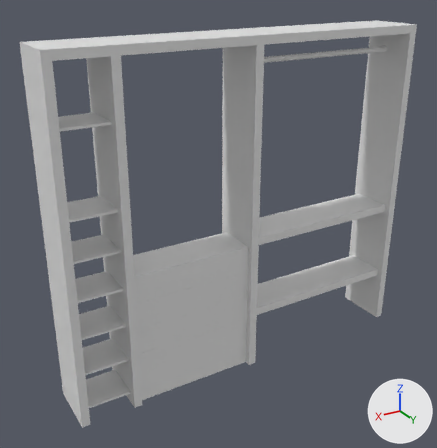
One commit to the Blender file Blend/Casa/HouseArmario1.blend: the scene before it, then after it.
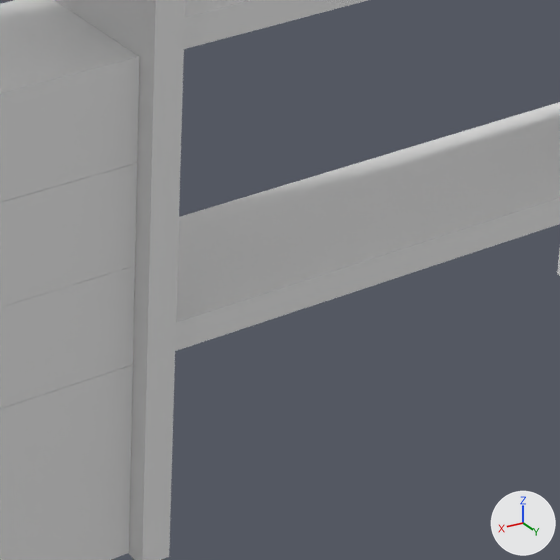
There are two pictures of each version: one whole from a 50 mm lens placed at (8.16, 12.65, 10.42), pointed at (0.53, -0.06, 4.06), one close up on the part from 49% to 79% of the width and 52% to 81% of the height. Arrows for +X, +Y and +Z are at lower right; the lights stay in place.

The first close-up shows 'HouseArmario1'.
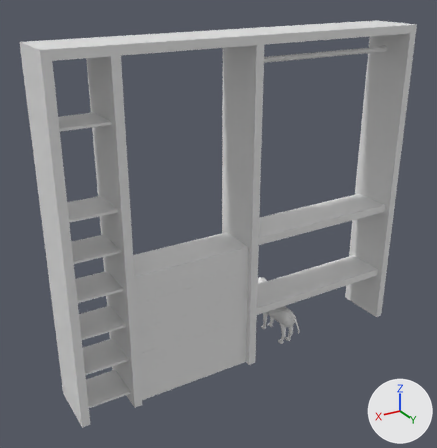
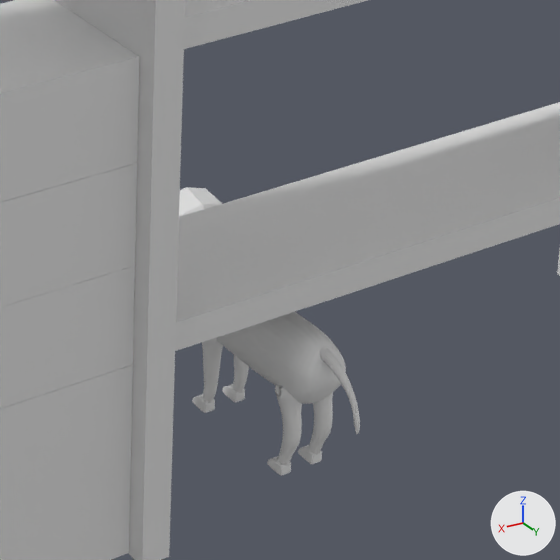
The newer file is also rescaled (x0.5), turned or shifted as a whole; pictures and numbers use the older file's frame.

Location of each change, [x1, y1, x2, y2] in pixels of the close-ups (560 x 560 px):
'BaseCat', added
    after: [179, 187, 360, 476]

The edits, one by one:
Mesh me_basecat is new.
It has 4952 vertices, 4808 faces and spans x -13.4..13.8, y -0.9..75.8, z -61.1..51.9.
Object 'BaseCat' (ob_basecat) is new; it shows me_basecat.
Its location is (-1.409, -0.034, 0.048).
Its rotation in degrees is (90, 0, 0).
Its scale is (0.02, 0.02, 0.02).
